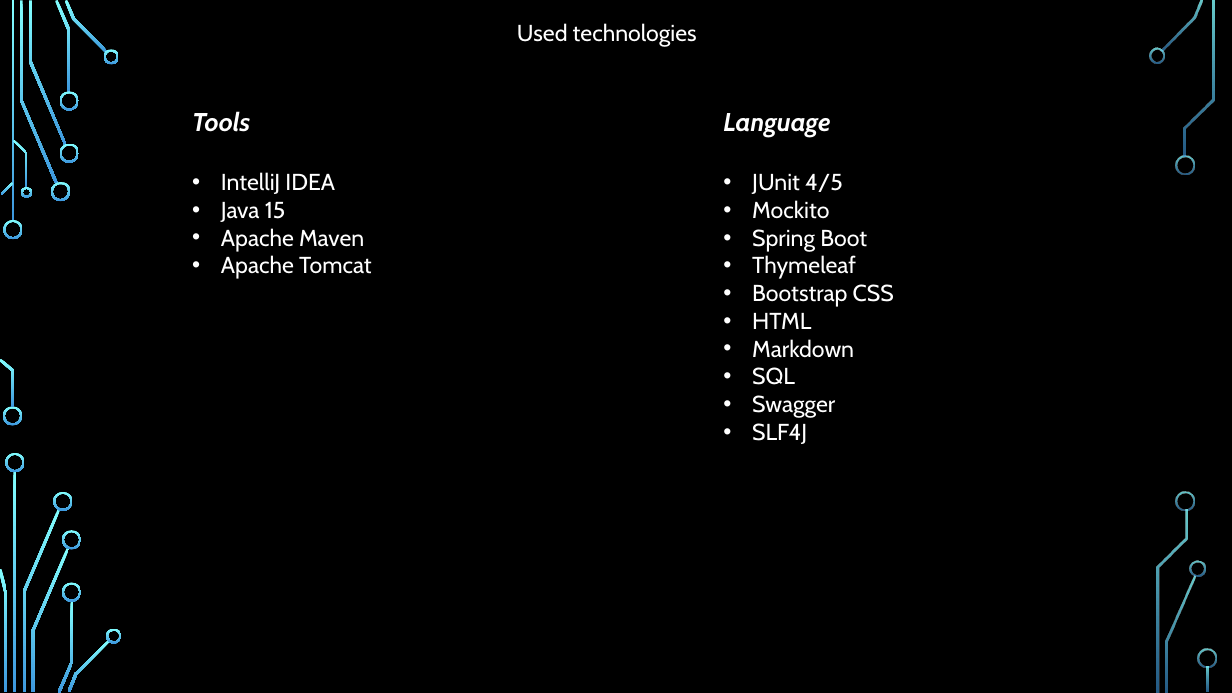
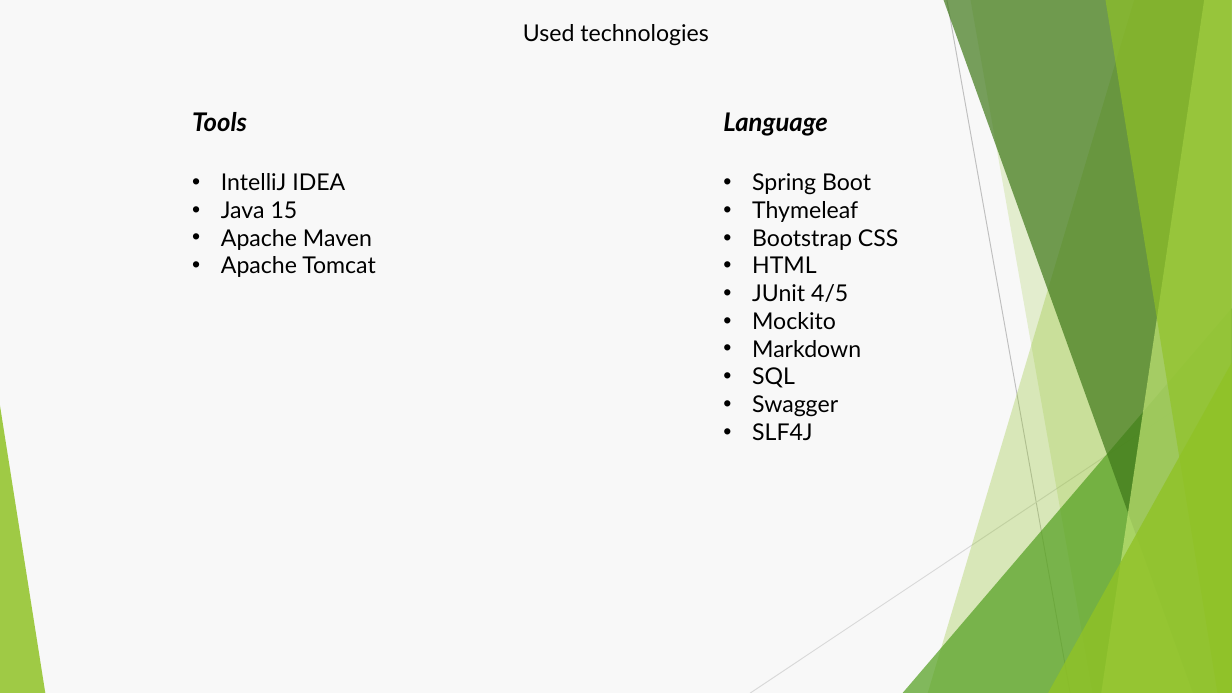
Before and after one commit to Brest-Java-Course-2021/MaksimukV-football, a slide deck: slide 2 of documentation/about/Maksimukv-football-shortened.pptx. Drawn at 1232x693 pixels with LibreOffice and Linux fonts; fonts in the diff are those of the drawing; background and template pictures are left out. Boxes give left, top, right and bottom in pixels: in the first picture for what was removed or moved away, otherwise in the second. Text is boxed around its words. In the diff, an @@ line names an element or a change of style, - is before the commit and + after.

```diff
--- a/documentation/about/Maksimukv-football-shortened.pptx
+++ b/documentation/about/Maksimukv-football-shortened.pptx
@@ background picture (left out) to #F8F8F8 @@
@@ text "Used technologies" at box(523, 24, 709, 46): font Cabin to Lato, text colour #FFFFFF to #000000 @@
@@ text "Tools" at box(192, 112, 376, 277): font Cabin to Lato, text colour #FFFFFF to #000000 @@
@@ text at box(723, 112, 898, 441): font Cabin to Lato, text colour #FFFFFF to #000000 in "Language", "Spring Boot", "Thymeleaf", "Bootstrap CSS" and 5 more places @@
@@ text at box(752, 174, 843, 219): paragraphs removed @@
-• JUnit 4/5
-• Mockito
@@ text at box(752, 284, 848, 329): paragraphs added @@
+• JUnit 4/5
+• Mockito
@@ group added at box(0, 0, 1232, 693): 5 freeform shapes, 3 triangles, 2 lines @@
@@ group removed at box(0, 0, 1217, 693): 33 freeform shapes, 3 rectangles @@
```
Also in this commit, not shown: 1 other slide changed, 5 slides added, 9 slides removed, 9 other files.
